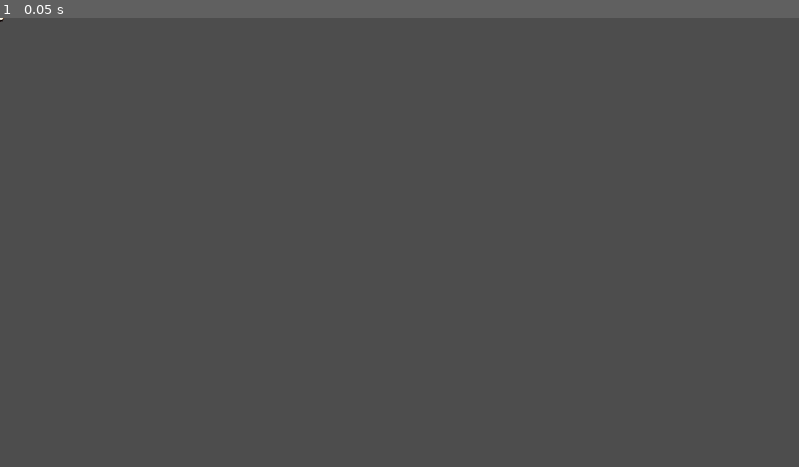
Above: before the commit, frame 1.
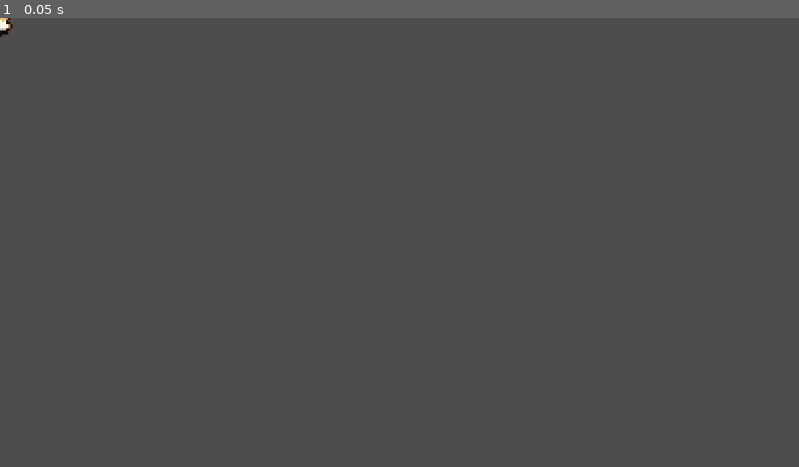
Above: after the commit, the same moment.

Repository: antoniacasariego1/finalPrototype
Game: Godot game, scene res://scenes/chefsprite.tscn
Same seed, same stepped clock (60 frames per second), same inputs: the game is played once before the commit and once after it.
Inputs:
- Up to frame 1 (0.05 s): no input

The runs differ from the first frame. In frame 1, less than 0.1% of the frame differs, in the area x 0-2%, y 0-5%.

Commit message:
chef bigger & working on ingredients

Diff:
--- a/reciperush/scenes/chefsprite.tscn
+++ b/reciperush/scenes/chefsprite.tscn
@@ -45,15 +45,15 @@
 "speed": 5.0
 }]
 
-[sub_resource type="CircleShape2D" id="CircleShape2D_21tkw"]
-radius = 4.0
+[sub_resource type="CapsuleShape2D" id="CapsuleShape2D_rmg0l"]
+height = 38.0
 
 [node name="CharacterBody2D" type="CharacterBody2D"]
 
 [node name="AnimatedSprite2D" type="AnimatedSprite2D" parent="."]
-position = Vector2(0, -3)
+scale = Vector2(3, 3)
 sprite_frames = SubResource("SpriteFrames_ewwco")
-frame_progress = 0.459485
+frame_progress = 0.186863
 
 [node name="CollisionShape2D" type="CollisionShape2D" parent="."]
-shape = SubResource("CircleShape2D_21tkw")
+shape = SubResource("CapsuleShape2D_rmg0l")
--- /dev/null
+++ b/reciperush/scenes/ingredient.tscn
@@ -0,0 +1,18 @@
+[gd_scene load_steps=4 format=3 uid="uid://cqtr1u7ih3vxs"]
+
+[ext_resource type="Script" path="res://scripts/ingredient.gd" id="1_orqv2"]
+[ext_resource type="Texture2D" uid="uid://dago7a3eneols" path="res://assets/Food Icons/Separated Icons/icon_56.png" id="2_p6yfa"]
+
+[sub_resource type="CircleShape2D" id="CircleShape2D_g5b1s"]
+radius = 7.0
+
+[node name="ingredient" type="Area2D"]
+script = ExtResource("1_orqv2")
+
+[node name="Sprite2D" type="Sprite2D" parent="."]
+texture = ExtResource("2_p6yfa")
+
+[node name="CollisionShape2D" type="CollisionShape2D" parent="."]
+shape = SubResource("CircleShape2D_g5b1s")
+
+[connection signal="body_entered" from="." to="." method="_on_body_entered"]
--- /dev/null
+++ b/reciperush/scripts/ingredient.gd
@@ -0,0 +1,9 @@
+extends Area2D
+
+@export var ingredient_name: String = "onion"
+signal picked_up(name: String)
+
+func _on_body_entered(body: Node):
+	if body.name == "Player":
+		picked_up.emit(ingredient_name)
+		queue_free()
Not shown: 1 places in reciperush/scenes/chefsprite.tscn that only renumber resources
